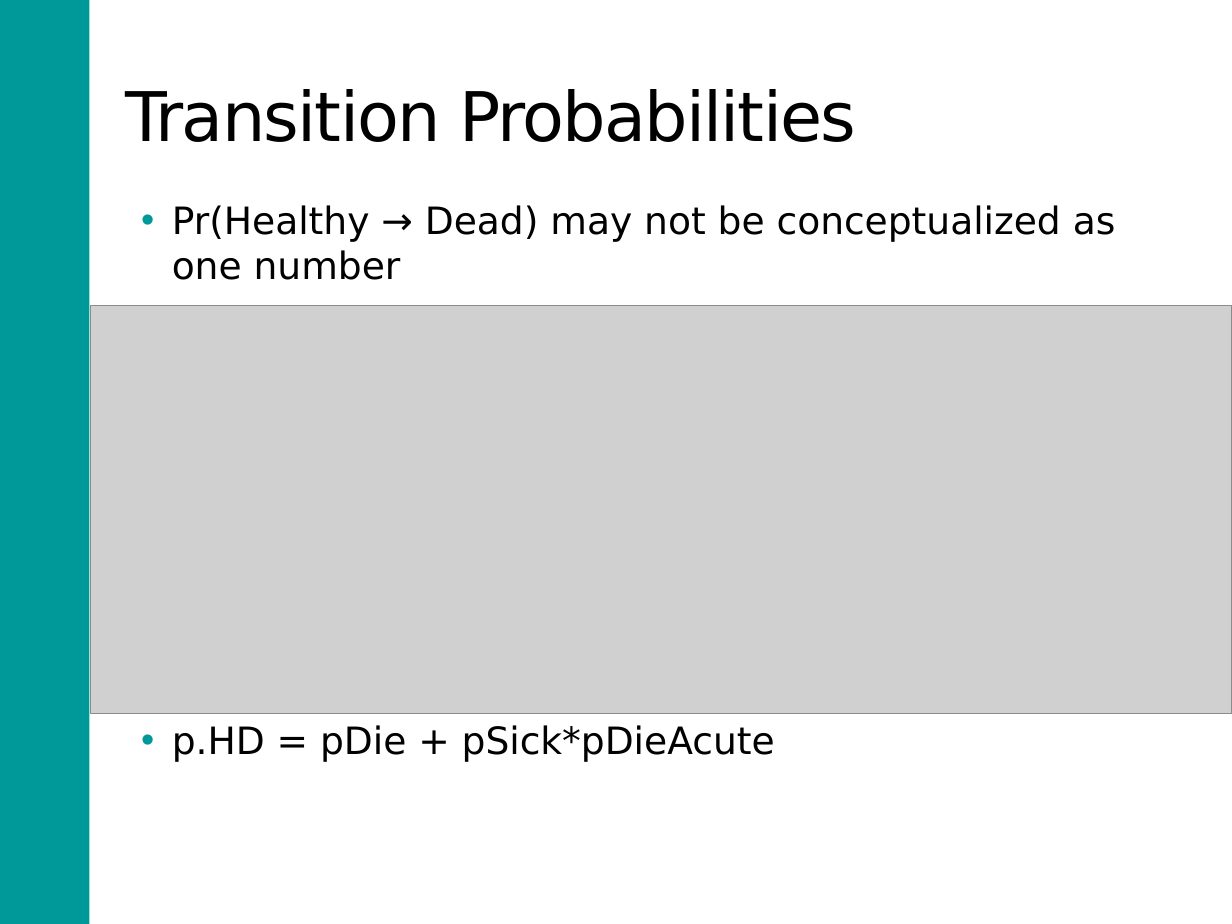
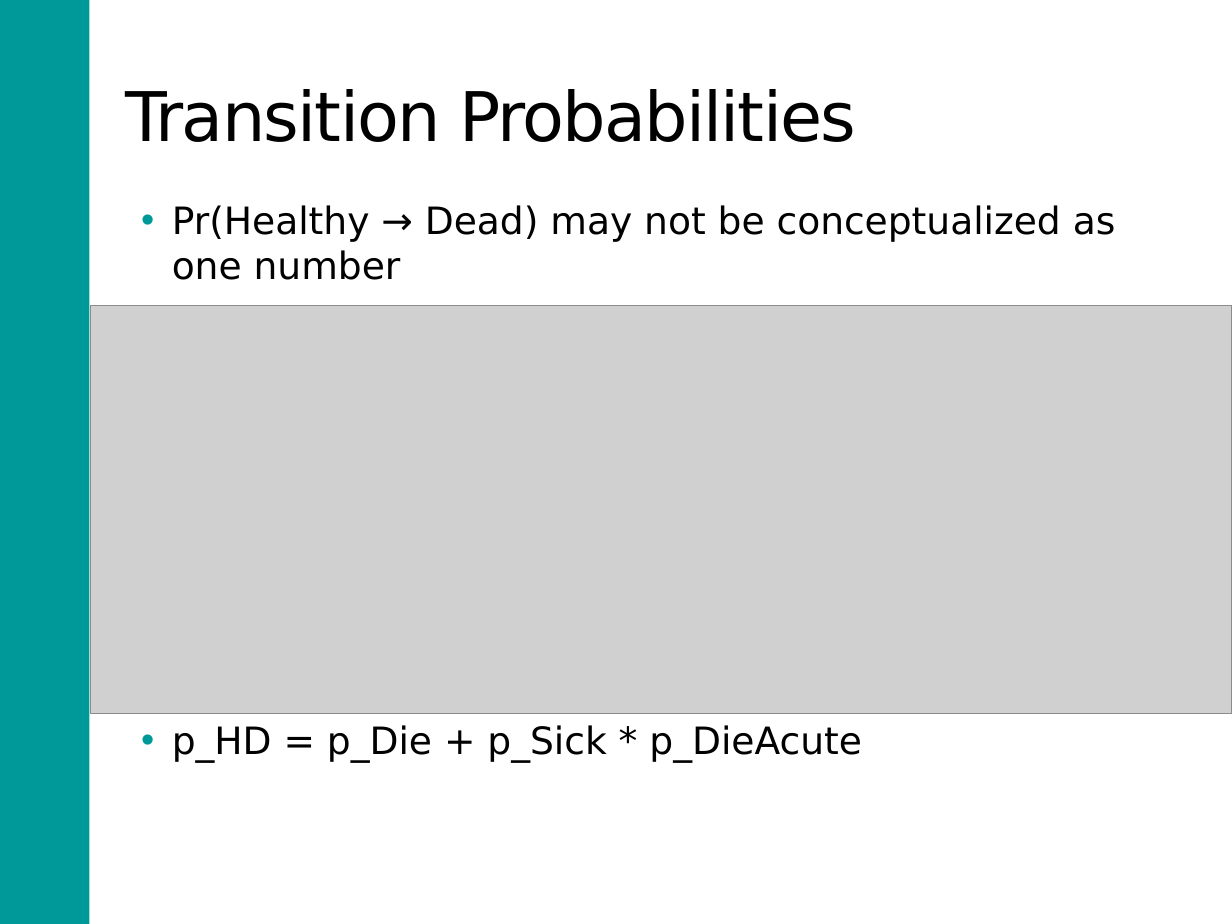
Before and after one commit to DARTH-git/Course-Modularization, a slide deck: slide 14 of Markov models/Slides/MarkovModelSlides.pptx. Drawn at 1232x924 pixels with LibreOffice and Linux fonts; fonts in the diff are those of the drawing; grey boxes stand for pictures. Boxes give left, top, right and bottom in pixels: in the first picture for what was removed or moved away, otherwise in the second. Text is boxed around its words. In the diff, an @@ line names an element or a change of style, - is before the commit and + after.

```diff
--- a/Markov models/Slides/MarkovModelSlides.pptx
+++ b/Markov models/Slides/MarkovModelSlides.pptx
@@ text at bbox=[172, 725, 861, 762]: text changed @@
-• p.HD = pDie + pSick*pDieAcute
+• p_HD = p_Die + p_Sick * p_DieAcute
```
Also in this commit, not shown: 3 other slides changed, 29 other files.
